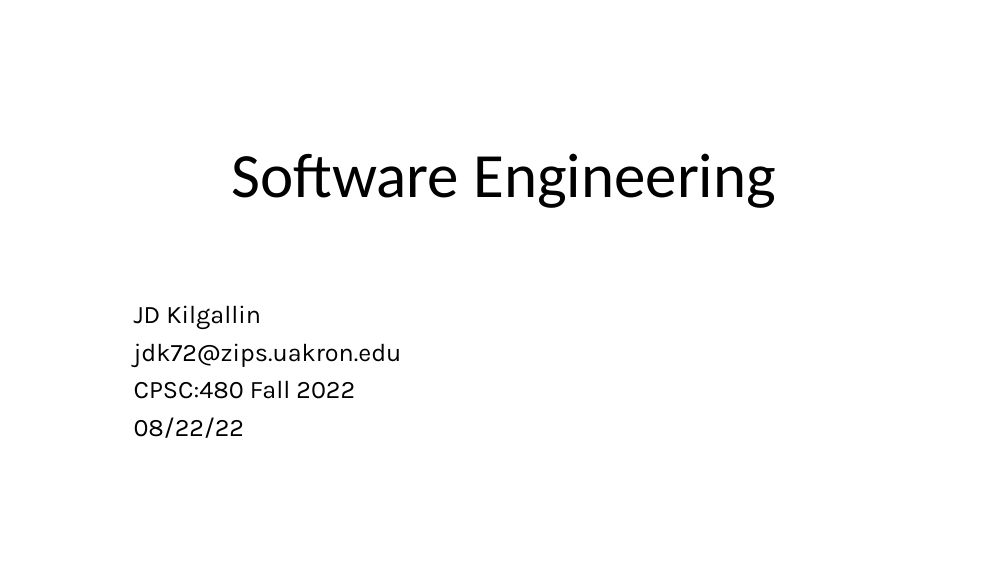
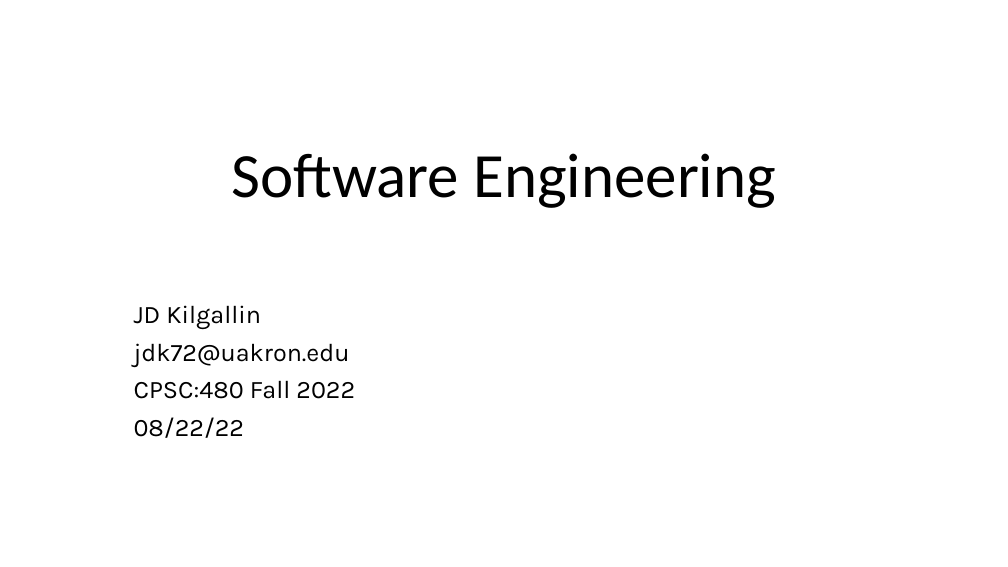
Before and after one commit to kilgallin/SWEF22, a slide deck: slide 1 of lectures/01-Intro.pptx. Drawn at 1008x567 pixels with LibreOffice and Linux fonts; fonts in the diff are those of the drawing. Boxes give left, top, right and bottom in pixels: in the first picture for what was removed or moved away, otherwise in the second. Text is boxed around its words. In the diff, an @@ line names an element or a change of style, - is before the commit and + after.

Commit message:
Fix email address in title slide

```diff
--- a/lectures/01-Intro.pptx
+++ b/lectures/01-Intro.pptx
@@ subtitle at (x1=134, y1=343, x2=350, y2=367): text changed @@
-jdk72@zips.uakron.edu
+jdk72@uakron.edu
```
Also in this commit, not shown: 1 other file.
